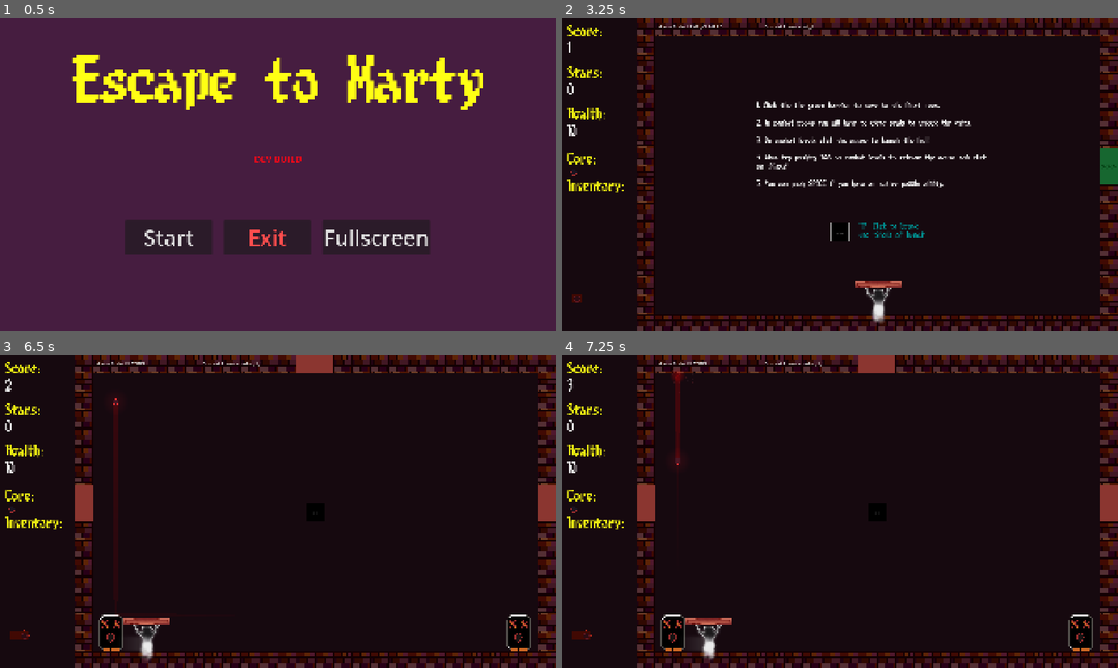
Above: before the commit, frames 1-4 (two rows, left to right).
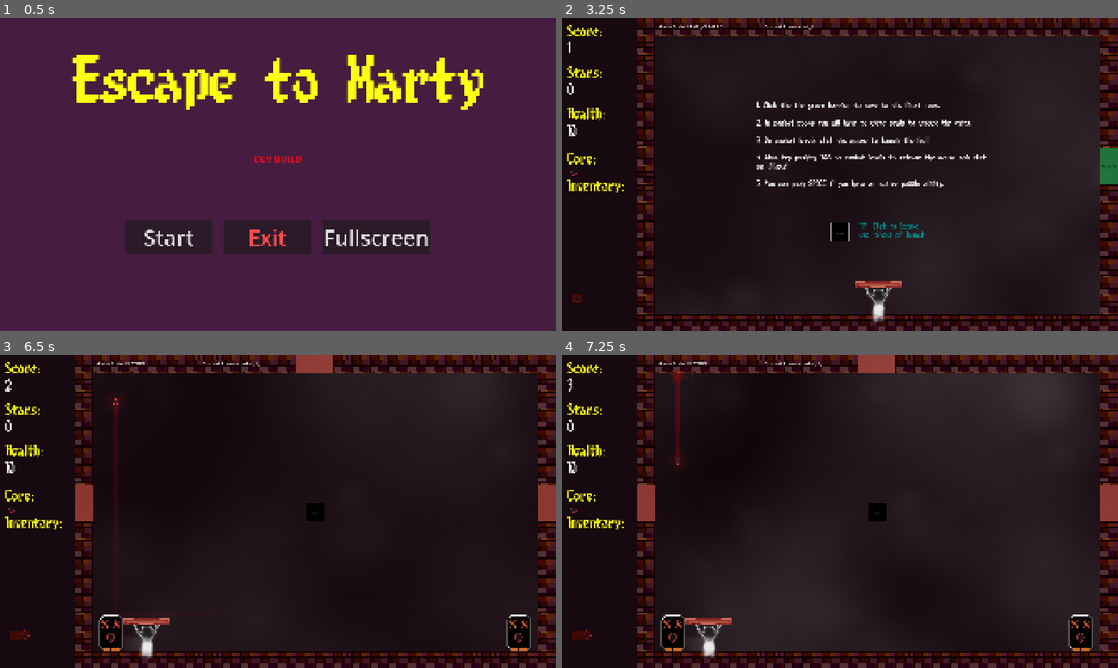
Above: after the commit, the same moments.

Repository: lostpoet999/escape_to_marty
Game: Godot game, scene res://scenes_and_scripts/ui_main_menu/main_menu.tscn
The game is run twice, just before and just after one commit, with the same random seed, the same clock (stepped at 60 frames per second) and the same inputs. Sound files missing from this copy of the repository are replaced by a short silence.
Inputs (mouse positions are in pixels of both pictures, inside the frame that each line leads up to):
- Up to frame 1 (0.5 s): no input
- Up to frame 2 (3.25 s): click "Start" at 0.5 s; click (573, 171) at 1.27 s; click (573, 199) at 2.02 s; click (573, 171) at 2.75 s
- Up to frame 3 (6.5 s): click (11, 508) at 3.5 s; tap Enter at 4.25 s; move the mouse to (544, 502) at 4.27 s; hold Tab (click_mode_toggle) 4.28-5 s; click (544, 502) at 4.42 s; click (11, 508) at 5 s; click (11, 508) at 5.75 s
- Up to frame 4 (7.25 s): click (573, 508) at 6.5 s

Frame 1 is identical in both runs. In frame 2, 0.4% of the frame differs, in the area x 56-97%, y 30-98%; in frame 3, 0.7%; in frame 4, 7.7%, in the area x 25-93%, y 5-98%.

Commit message:
misty / foggy background effect

Diff:
--- /dev/null
+++ b/scenes_and_scripts/backgrounds/misty-black-gradient.tres
@@ -0,0 +1,6 @@
+[gd_resource type="Gradient" format=3 uid="uid://d220ehgw5jb6d"]
+
+[resource]
+offsets = PackedFloat32Array(0, 0.5, 1)
+colors = PackedColorArray(0, 0, 0, 0, 0, 0, 0, 0.039215688, 0, 0, 0, 0)
+metadata/_snap_enabled = true
--- /dev/null
+++ b/scenes_and_scripts/backgrounds/misty-particle-material.tres
@@ -0,0 +1,4 @@
+[gd_resource type="CanvasItemMaterial" format=3 uid="uid://ba7fs15txmy5s"]
+
+[resource]
+light_mode = 1
--- /dev/null
+++ b/scenes_and_scripts/backgrounds/misty-white-gradient.tres
@@ -0,0 +1,6 @@
+[gd_resource type="Gradient" format=3 uid="uid://edntitb2tr3r"]
+
+[resource]
+offsets = PackedFloat32Array(0, 0.5, 1)
+colors = PackedColorArray(1, 1, 1, 0, 1, 1, 1, 0.27058825, 1, 1, 1, 0)
+metadata/_snap_enabled = true
--- /dev/null
+++ b/scenes_and_scripts/backgrounds/misty_background.tscn
@@ -0,0 +1,65 @@
+[gd_scene format=3 uid="uid://dwc118v25nv0r"]
+
+[ext_resource type="Gradient" uid="uid://d220ehgw5jb6d" path="res://scenes_and_scripts/backgrounds/misty-black-gradient.tres" id="1_rk52x"]
+[ext_resource type="Material" uid="uid://ba7fs15txmy5s" path="res://scenes_and_scripts/backgrounds/misty-particle-material.tres" id="1_wnnbs"]
+
+[sub_resource type="Gradient" id="Gradient_nf3nx"]
+colors = PackedColorArray(1, 1, 1, 1, 1, 1, 1, 0)
+metadata/_snap_enabled = true
+
+[sub_resource type="GradientTexture2D" id="GradientTexture2D_rk52x"]
+gradient = SubResource("Gradient_nf3nx")
+width = 256
+height = 256
+fill = 1
+fill_from = Vector2(0.5, 0.5)
+fill_to = Vector2(0.5, 0)
+
+[sub_resource type="Gradient" id="Gradient_wnnbs"]
+offsets = PackedFloat32Array(0, 0.5, 1)
+colors = PackedColorArray(1, 1, 1, 0, 1, 1, 1, 0.039215688, 1, 1, 1, 0)
+metadata/_snap_enabled = true
+
+[node name="Misty-Background" type="Node2D" unique_id=1449763183]
+
+[node name="white particles" type="CPUParticles2D" parent="." unique_id=240854087]
+z_index = -1
+material = ExtResource("1_wnnbs")
+amount = 256
+texture = SubResource("GradientTexture2D_rk52x")
+lifetime = 5.0
+emission_shape = 3
+emission_rect_extents = Vector2(1000, 1000)
+direction = Vector2(1, 1)
+spread = 180.0
+gravity = Vector2(0, 0)
+initial_velocity_min = 10.0
+initial_velocity_max = 100.0
+angular_velocity_min = -20.0
+angular_velocity_max = 20.0
+scale_amount_min = 0.5
+scale_amount_max = 4.0
+color_ramp = SubResource("Gradient_wnnbs")
+hue_variation_min = -1.0
+hue_variation_max = 1.0
+
+[node name="black particles" type="CPUParticles2D" parent="." unique_id=1199540028]
+z_index = -1
+material = ExtResource("1_wnnbs")
+amount = 256
+texture = SubResource("GradientTexture2D_rk52x")
+lifetime = 5.0
+emission_shape = 3
+emission_rect_extents = Vector2(1000, 1000)
+direction = Vector2(1, 1)
+spread = 180.0
+gravity = Vector2(0, 0)
+initial_velocity_min = 10.0
+initial_velocity_max = 100.0
+angular_velocity_min = -20.0
+angular_velocity_max = 20.0
+scale_amount_min = 0.5
+scale_amount_max = 4.0
+color_ramp = ExtResource("1_rk52x")
+hue_variation_min = -1.0
+hue_variation_max = 1.0
--- a/scenes_and_scripts/levels/room_base.tscn
+++ b/scenes_and_scripts/levels/room_base.tscn
@@ -13,6 +13,7 @@
 [ext_resource type="PackedScene" uid="uid://ld8u6g3nsn62" path="res://scenes_and_scripts/ball/ball.tscn" id="7_701b8"]
 [ext_resource type="PackedScene" uid="uid://dldewve8r7d7i" path="res://scenes_and_scripts/walls/exits/west_exit.tscn" id="8_2ndtm"]
 [ext_resource type="PackedScene" uid="uid://chs4vfkn7cmgt" path="res://scenes_and_scripts/ui_menus/game_over_menu.tscn" id="10_fuowh"]
+[ext_resource type="PackedScene" uid="uid://dwc118v25nv0r" path="res://scenes_and_scripts/backgrounds/misty_background.tscn" id="12_2ndtm"]
 [ext_resource type="Script" uid="uid://tjwcoaf5nkwa" path="res://scenes_and_scripts/levels/camera_2d.gd" id="14_57n16"]
 
 [sub_resource type="CanvasItemMaterial" id="CanvasItemMaterial_57n16"]
@@ -372,6 +373,9 @@
 mouse_filter = 2
 color = Color(0.09411765, 0.039215688, 0.06666667, 1)
 
+[node name="Misty-Background" parent="PlayArea" unique_id=1449763183 instance=ExtResource("12_2ndtm")]
+position = Vector2(806, 544)
+
 [node name="GameState_Lbl" type="Label" parent="PlayArea" unique_id=793042494]
 layout_mode = 0
 offset_left = 53.0
